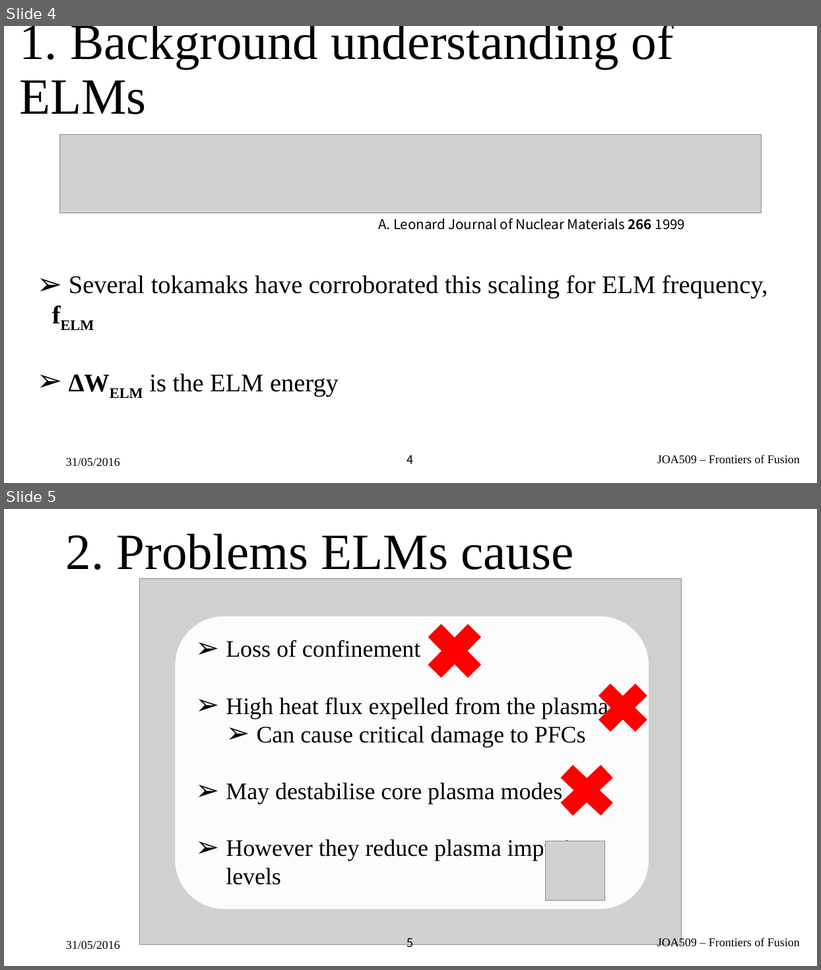
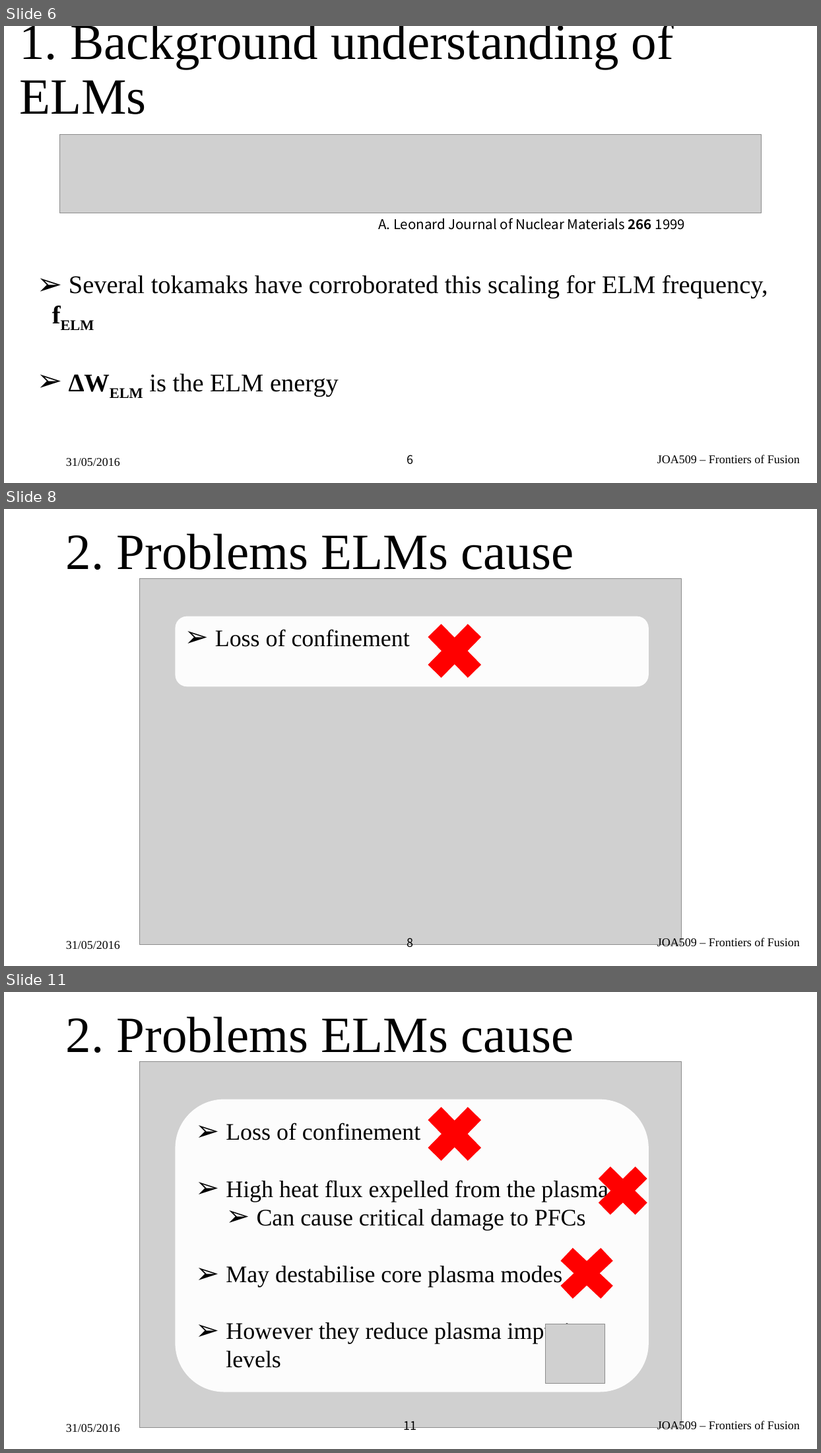
Before and after one commit to airdas/FFessay, a slide deck: Presentation/elmz_edit.pptx. Shown one above the other, each under a label of ours: slides 4 and 5 before the commit, slides 6, 8 and 11 after it; the slides between them are not shown. The pictures are 821x970 and 821x1453 pixels, drawn with LibreOffice and Linux fonts; fonts in the diff are those of the drawing; grey boxes stand for pictures; background and template pictures are left out. Boxes give left, top, right and bottom in pixels: in the first picture for what was removed or moved away, otherwise in the second. Text is boxed around its words. In the diff, an @@ line names an element or a change of style, - is before the commit and + after.

```diff
--- a/Presentation/elmz_edit.pptx
+++ b/Presentation/elmz_edit.pptx
@@ slide 8 added at [4, 509, 817, 966], background picture (left out) @@
@@ title added at [66, 533, 574, 579], 60 pt, text #000000 @@
+2. Problems ELMs cause
@@ picture added at [139, 579, 682, 946] @@
@@ rounded rectangle added at [176, 617, 649, 687], fill #FFFFFF at 94% opacity, 28 pt, text #000000 @@
+➢ Loss of confinement
@@ cross added at [417, 612, 492, 690], fill #FF0000, outline #FF0000 1 pt @@
@@ text added at [66, 941, 120, 949], 14 pt, text #000000 @@
+31/05/2016
@@ page number added at [407, 938, 414, 951], 14 pt, text #000000 @@
+8
@@ text added at [657, 937, 800, 949], 14 pt, text #000000 @@
+JOA509 – Frontiers of Fusion
@@ what was slide 4 is now slide 6 @@
@@ page number at [407, 455, 414, 465]: text changed @@
-4
+6
@@ what was slide 5 is now slide 11 @@
@@ page number at [404, 1422, 417, 1434]: text changed @@
-5
+11
```
Also in this commit, not shown: 2 slides changed, 8 other slides added, 1 other file.
